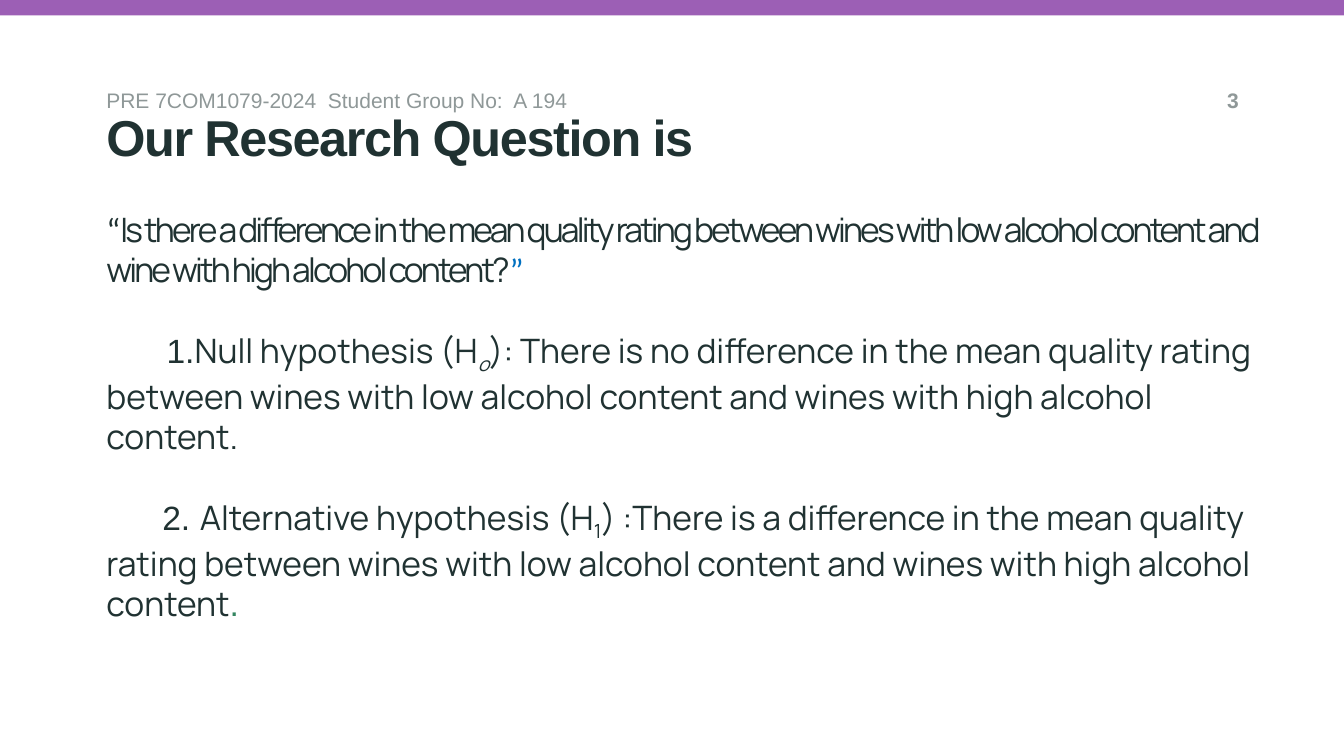
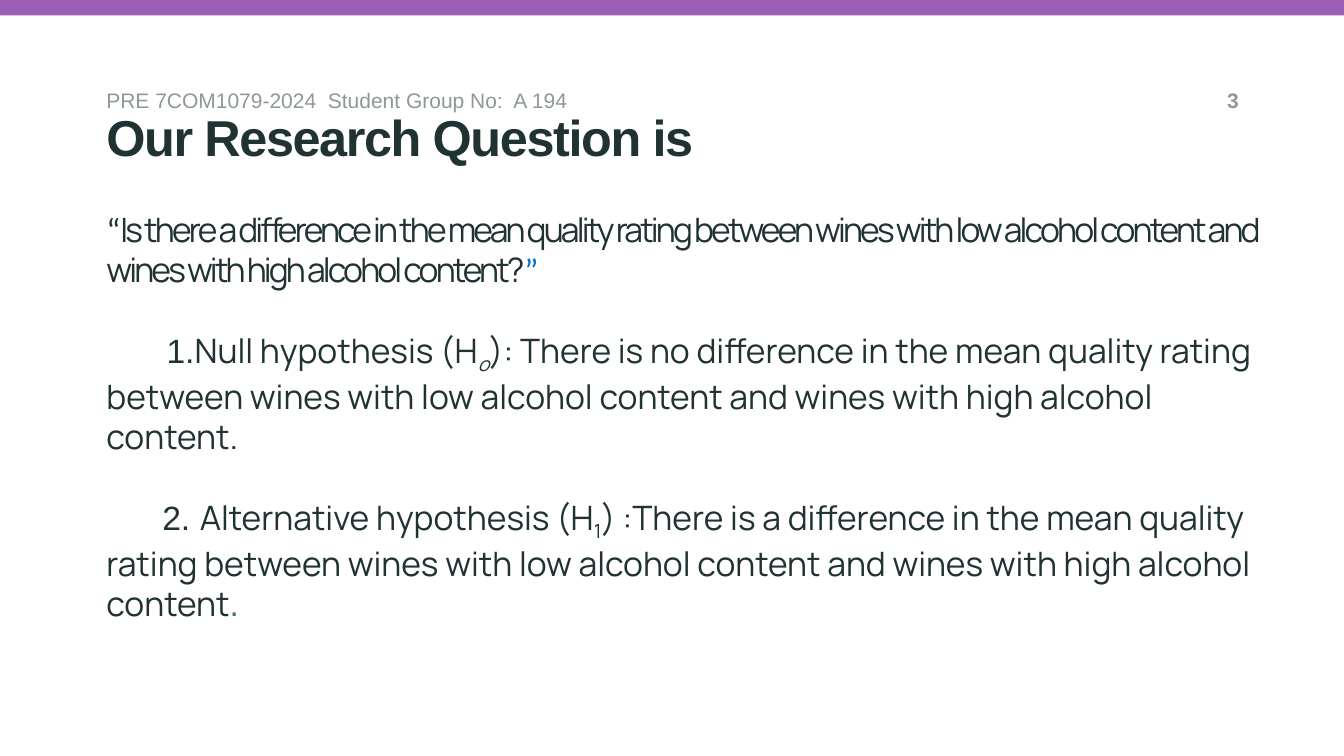
Before and after one commit to RananBarua/groupA194, a slide deck: slide 3 of group A194.pptx. Drawn at 1344x756 pixels with LibreOffice and Linux fonts; fonts in the diff are those of the drawing; background and template pictures are left out. Boxes give left, top, right and bottom in pixels: in the first picture for what was removed or moved away, otherwise in the second. Text is boxed around its words. In the diff, an @@ line names an element or a change of style, - is before the commit and + after.

```diff
--- a/group A194.pptx
+++ b/group A194.pptx
@@ title at <box>106,217,1261,617</box>: text changed @@
-“Is there a difference in the mean quality rating between wines with low alcohol content and wine with high alcohol content?”
-1.Null hypothesis (Ho): There is no difference in the mean quality rating between wines with low alcohol content and wines with high alcohol content.
-2. Alternative hypothesis (H1) :There is a difference in the mean quality rating between wines with low alcohol content and wines with high alcohol content.
+“Is there a difference in the mean quality rating between wines with low alcohol content and wines with high alcohol content?”
+1.Null hypothesis (Ho): There is no difference in the mean quality rating between wines with low alcohol content and wines with high alcohol content.
+2. Alternative hypothesis (H1) :There is a difference in the mean quality rating between wines with low alcohol content and wines with high alcohol content.
```
Also in this commit, not shown: 3 other files.
